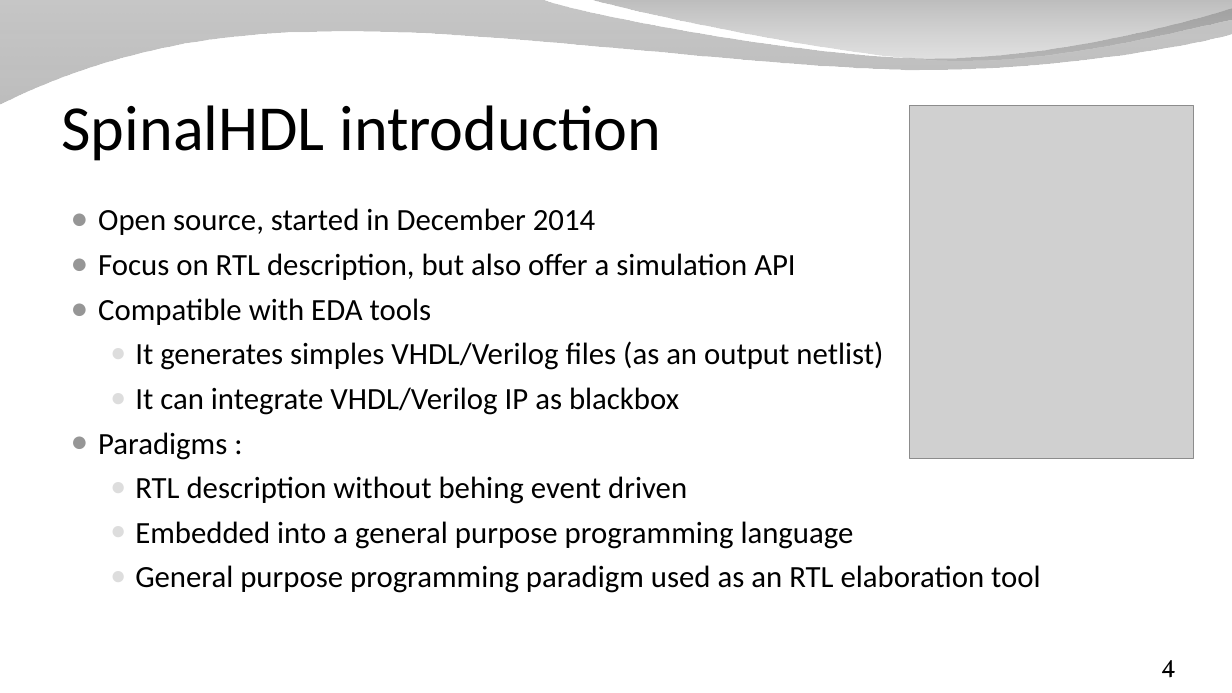
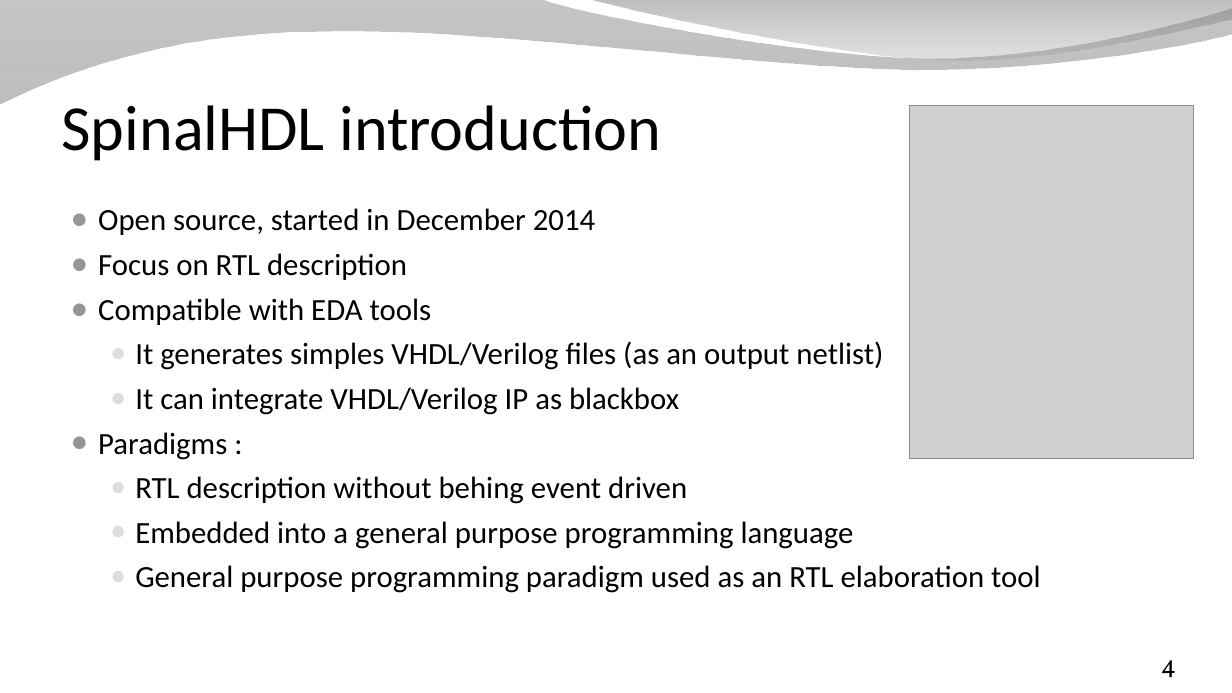
Before and after one commit to SpinalHDL/SpinalDoc, a slide deck: slide 4 of presentation/en/workshop/taste.odp. Drawn at 1232x693 pixels with LibreOffice and Linux fonts; fonts in the diff are those of the drawing; grey boxes stand for pictures; background and template pictures are left out. Boxes give left, top, right and bottom in pixels: in the first picture for what was removed or moved away, otherwise in the second. Text is boxed around its words. In the diff, an @@ line names an element or a change of style, - is before the commit and + after.

```diff
--- a/presentation/en/workshop/taste.odp
+++ b/presentation/en/workshop/taste.odp
@@ text at box(98, 253, 407, 280): text changed @@
-● Focus on RTL description, but also offer a simulation API
+● Focus on RTL description
```
Also in this commit, not shown: 3 other slides changed, 3 slides added, 1 slide removed, 2 other files.
